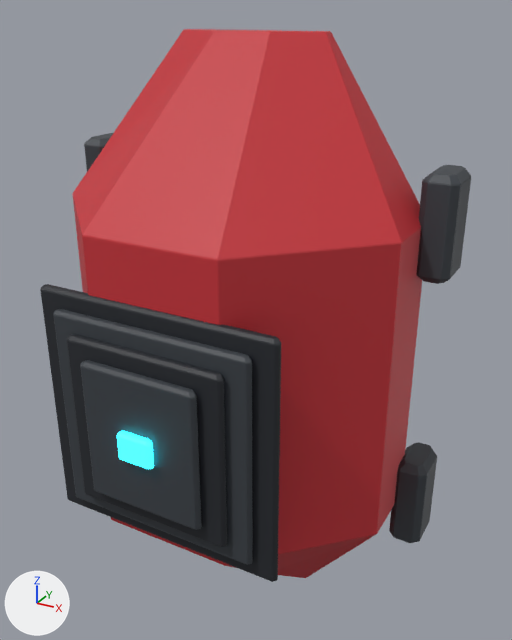
One commit to the FBX model Assets/Resources/ClamshellMeshes/CalfBack_Set09_Mantis.fbx: the scene before it, then after it.
Both versions are drawn from a camera (50 mm lens) standing at (0.405, -0.739, 0.387) and looking at (0.037, -0.07, 0.052). Arrows for +X, +Y and +Z are at lower left; the lights stay in place. The first picture is the older version. Where no turn or scale is listed for an object, it has been applied to the vertices. Vertices at exactly the same position are counted once.

Objects in the first picture: 'CalfBack_Set09_Mantis'.
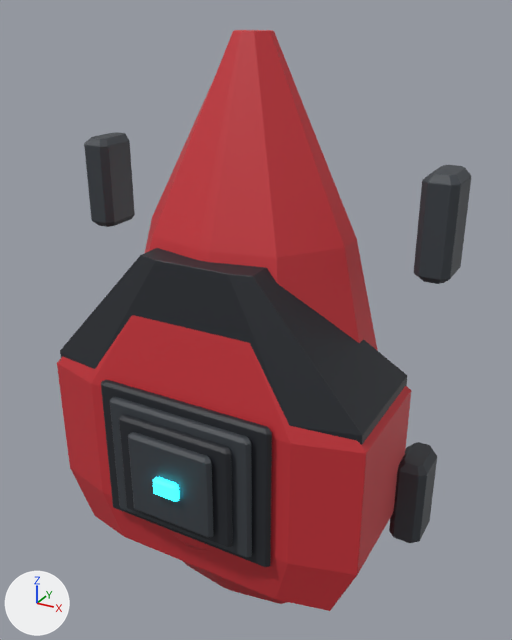
The edits, one by one:
me_calfback_set09_mantis_001 is used by ob_calfback_set09_mantis; location (0.0, 0.0, 0.0).
me_calfback_set09_mantis_001 had 840 vertices, 878 faces and spanned x -0.245..0.245, y -0.264..0.03, z -0.365..0.365.
me_calfback_set09_mantis_001 now has 950 vertices, 988 faces and spans x -0.245..0.245, y -0.217..0.03, z -0.365..0.365.
me_calfback_set09_mantis_001 part 1: the loose piece of 84 vertices spanning x -0.121..0.121, y -0.235..-0.225, z -0.152..0.093 is scaled about its middle by (0.943, 0.939, 0.756), then moved by (0.0, 0.054, -0.08), in mat_dark (black #23272d).
me_calfback_set09_mantis_001 part 2: the loose piece of 84 vertices spanning x -0.096..0.096, y -0.245..-0.235, z -0.132..0.073 is scaled about its middle by (0.986, 0.939, 0.777), then moved by (0.0, 0.055, -0.08), in mat_frame (dark grey #3a3f45).
me_calfback_set09_mantis_001 part 3: the loose piece of 84 vertices spanning x -0.071..0.071, y -0.255..-0.245, z -0.111..0.053 is scaled about its middle by (1.06, 0.939, 0.808), then moved by (0.0, 0.056, -0.08), in mat_dark (black #23272d).
me_calfback_set09_mantis_001 part 4: the loose piece of 84 vertices spanning x -0.022..0.022, y -0.264..-0.255, z -0.046..-0.012 is scaled about its middle by (0.757, 0.933, 0.62), then moved by (0.0, 0.047, -0.08).
me_calfback_set09_mantis_001 part 5: the loose piece of 88 vertices spanning x -0.21..0.21, y -0.22..0.0, z -0.365..0.365 is rebuilt with 82 vertices and now spans x -0.172..0.172, y -0.172..0.0, z -0.365..0.365.
me_calfback_set09_mantis_001 part 6: a new loose piece of 84 vertices spanning x -0.056..0.056, y -0.208..-0.199, z -0.163..-0.056, in mat_frame (dark grey #3a3f45).
me_calfback_set09_mantis_001 part 7: a new loose piece of 56 vertices spanning x -0.204..0.204, y -0.167..0.0, z -0.245..0.135, in mat_dark (black #23272d).
me_calfback_set09_mantis_001 part 8: a new loose piece of 56 vertices spanning x -0.21..0.21, y -0.172..0.0, z -0.263..0.117, in mat_shell (red #c83038).
me_calfback_set09_mantis_001 part 9: 304 vertices removed from x -0.245..0.245, y -0.225..0.03, z -0.233..0.233; 224 vertices added at x -0.245..0.245, y -0.03..0.03, z -0.233..0.233.

Boxes [x1, y1, x2, y2] around the edits, measured in the pictures (512 x 640 px; the box of a moved part takes in the faces that stretch with it):
'CalfBack_Set09_Mantis', reshaped: before [40, 29, 471, 582]; after [57, 30, 471, 611]
part 1 of me_calfback_set09_mantis_001, moved or reshaped: before [53, 309, 253, 565]; after [101, 380, 272, 567]
part 2 of me_calfback_set09_mantis_001, moved or reshaped: before [67, 334, 227, 547]; after [110, 397, 252, 557]
part 3 of me_calfback_set09_mantis_001, moved or reshaped: before [80, 360, 202, 530]; after [119, 414, 233, 548]
part 4 of me_calfback_set09_mantis_001, moved or reshaped: before [117, 431, 154, 469]; after [153, 477, 179, 501]
part 5 of me_calfback_set09_mantis_001, rebuilt (33% narrower): before [73, 29, 422, 578]; after [145, 30, 378, 604]
part 6 of me_calfback_set09_mantis_001, added: after [128, 432, 214, 537]
part 7 of me_calfback_set09_mantis_001, added (black): after [60, 248, 407, 445]
part 8 of me_calfback_set09_mantis_001, added (red): after [57, 315, 411, 611]
part 9 of me_calfback_set09_mantis_001, moved or reshaped: before [40, 137, 471, 582]; after [84, 134, 471, 543]
